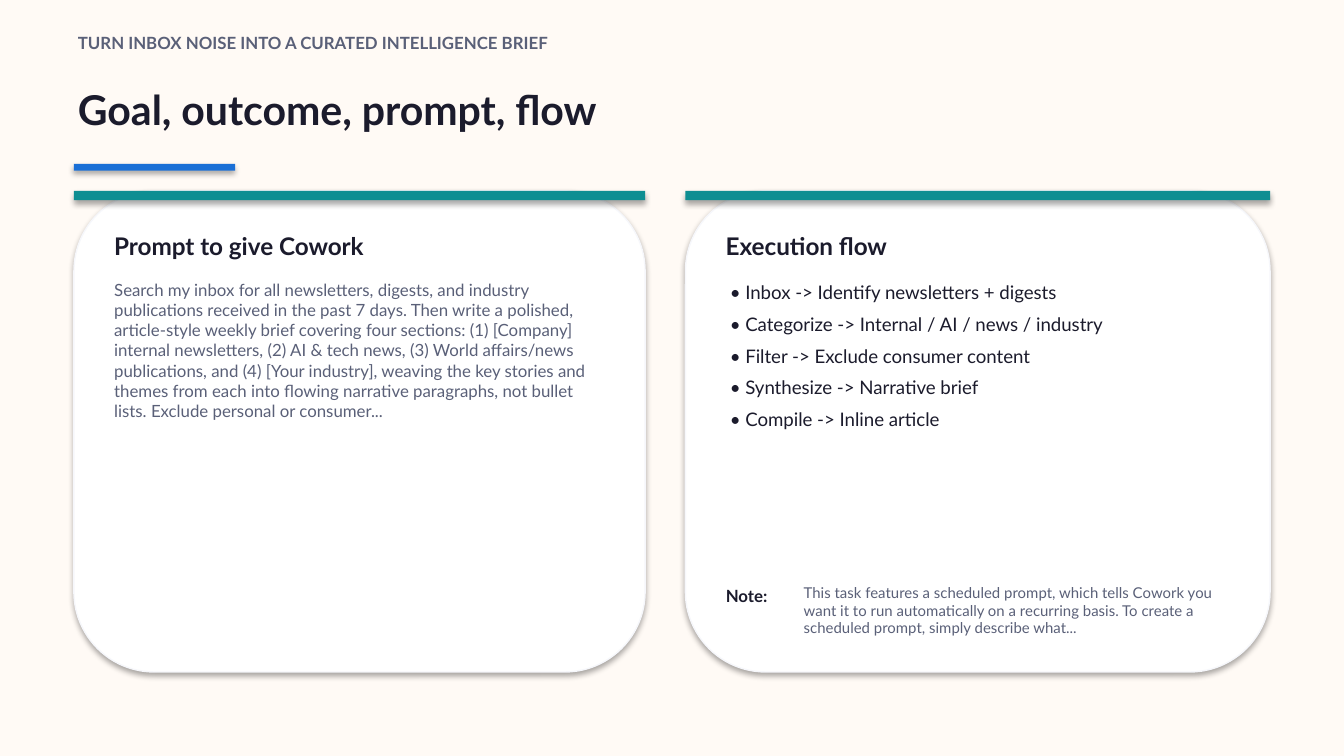
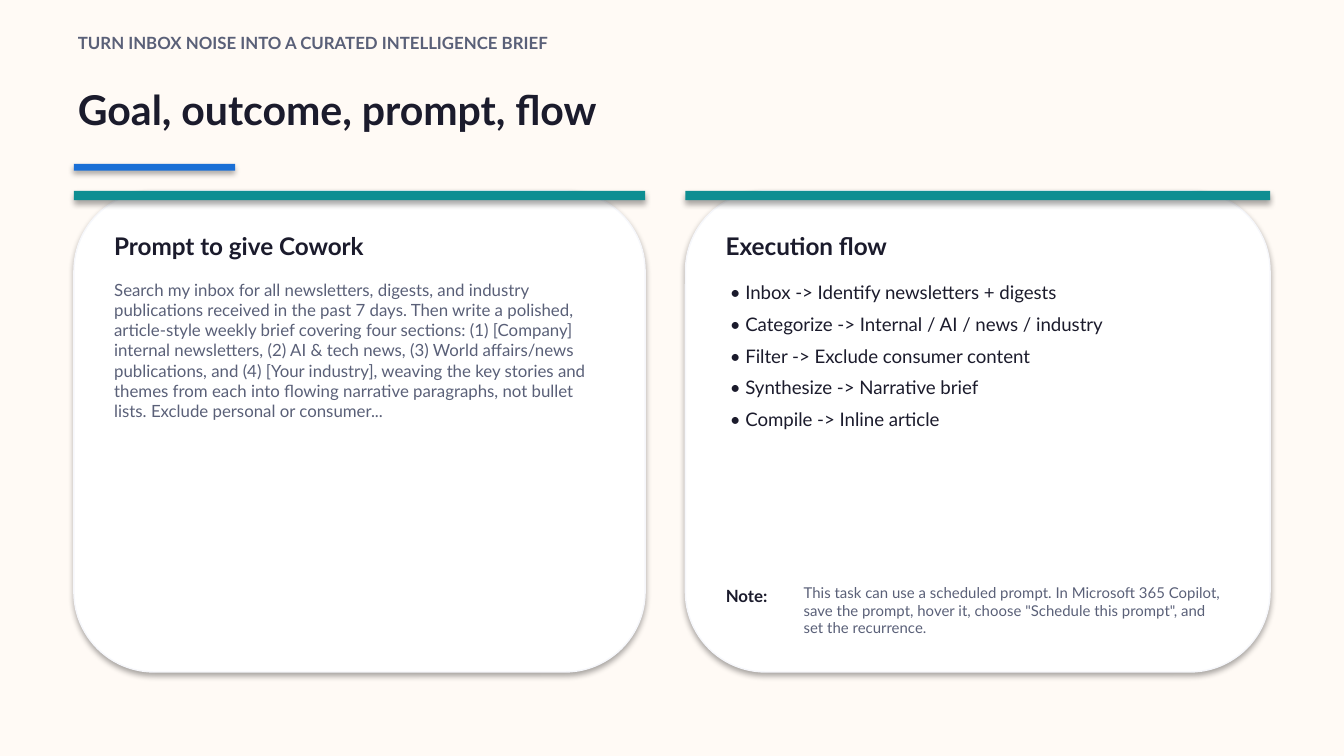
Before and after one commit to steffiyappy/copilot-what-to-use-when, a slide deck: slide 17 of slides/What to use when - Copilot and Cowork (Business - lite).pptx. Drawn at 1344x756 pixels with LibreOffice and Linux fonts; fonts in the diff are those of the drawing. Boxes give left, top, right and bottom in pixels: in the first picture for what was removed or moved away, otherwise in the second. Text is boxed around its words. In the diff, an @@ line names an element or a change of style, - is before the commit and + after.

```diff
--- a/slides/What to use when - Copilot and Cowork (Business - lite).pptx
+++ b/slides/What to use when - Copilot and Cowork (Business - lite).pptx
@@ text at [804,587,1220,633]: text changed @@
-This task features a scheduled prompt, which tells Cowork you want it to run automatically on a recurring basis. To create a scheduled prompt, simply describe what...
+This task can use a scheduled prompt. In Microsoft 365 Copilot, save the prompt, hover it, choose "Schedule this prompt", and set the recurrence.
```
Also in this commit, not shown: 5 other slides changed, 8 other files.
